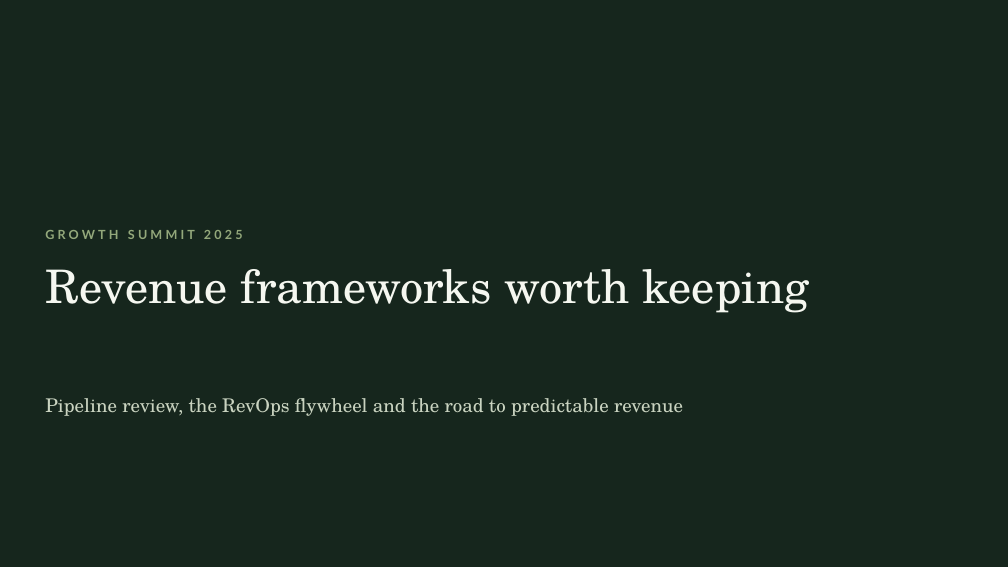
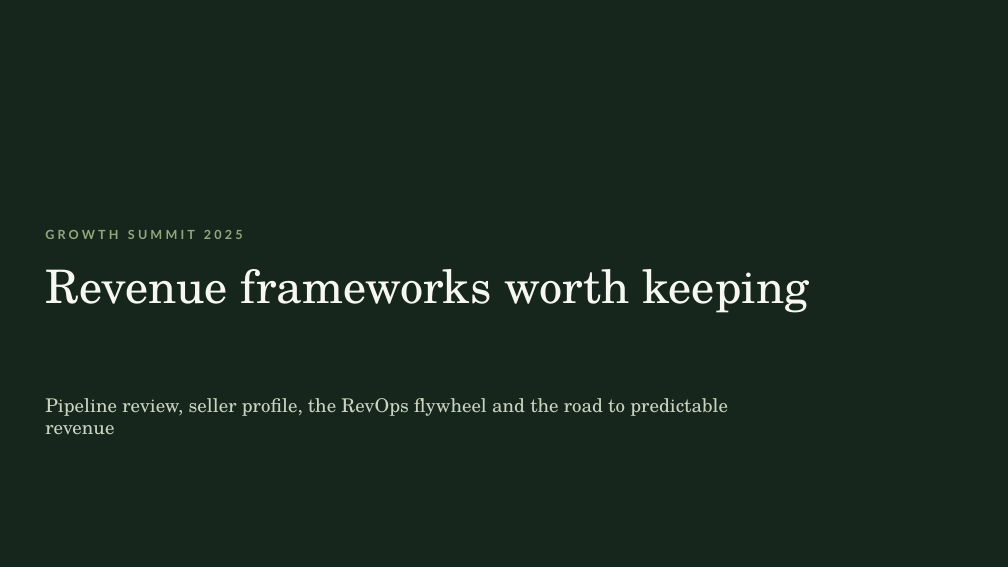
Before and after one commit to PaulPrice1982/Personal-, a slide deck: slide 1 of growth-summit-2025/Revenue_Frameworks_Deck.pptx. Drawn at 1008x567 pixels with LibreOffice and Linux fonts; fonts in the diff are those of the drawing; background and template pictures are left out. Boxes give left, top, right and bottom in pixels: in the first picture for what was removed or moved away, otherwise in the second. Text is boxed around its words. In the diff, an @@ line names an element or a change of style, - is before the commit and + after.

```diff
--- a/growth-summit-2025/Revenue_Frameworks_Deck.pptx
+++ b/growth-summit-2025/Revenue_Frameworks_Deck.pptx
@@ text at bbox=[45, 398, 728, 435]: text changed @@
-Pipeline review, the RevOps flywheel and the road to predictable revenue
+Pipeline review, seller profile, the RevOps flywheel and the road to predictable revenue
```
Also in this commit, not shown: 1 slide added.
